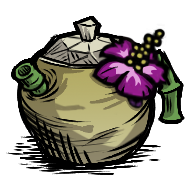
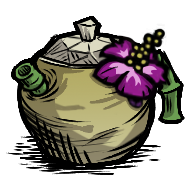
Two versions of the same layered image (187x187). Layer-by-layer changes:
added layer "グループ 1 のコピー 2" above "グループ 1" over [11, 16, 185, 171]
moved "レイヤー 11" out of group "グループ 1" over [31, 135, 149, 171]
